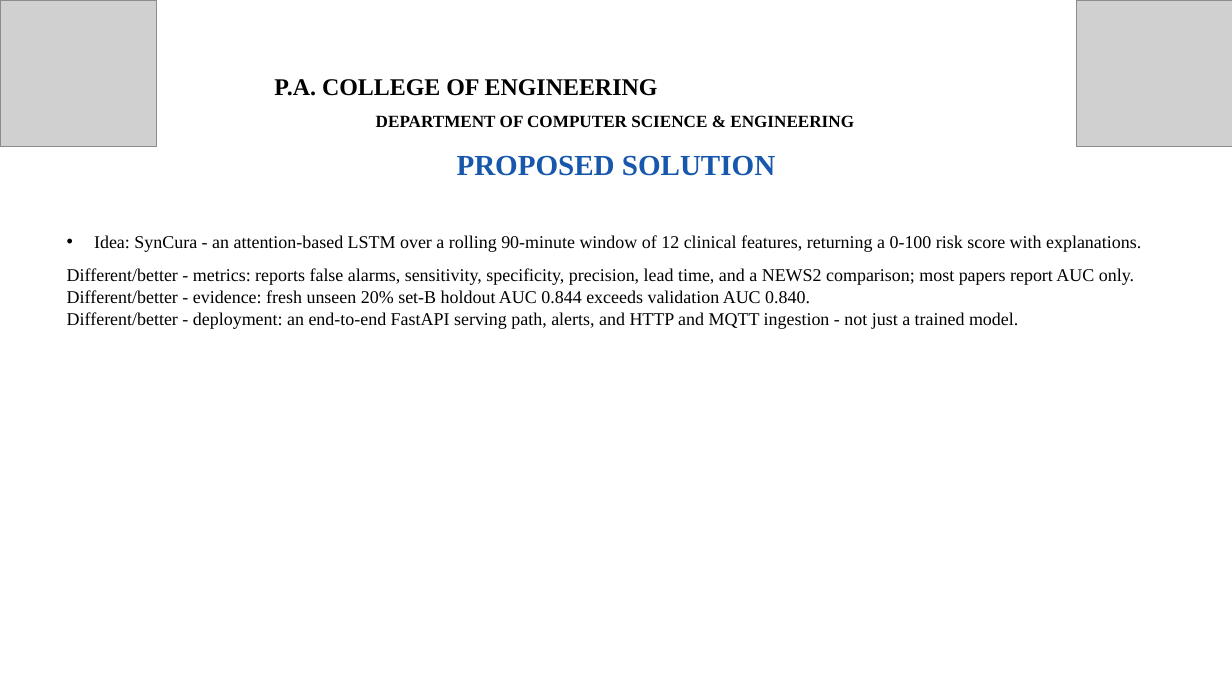
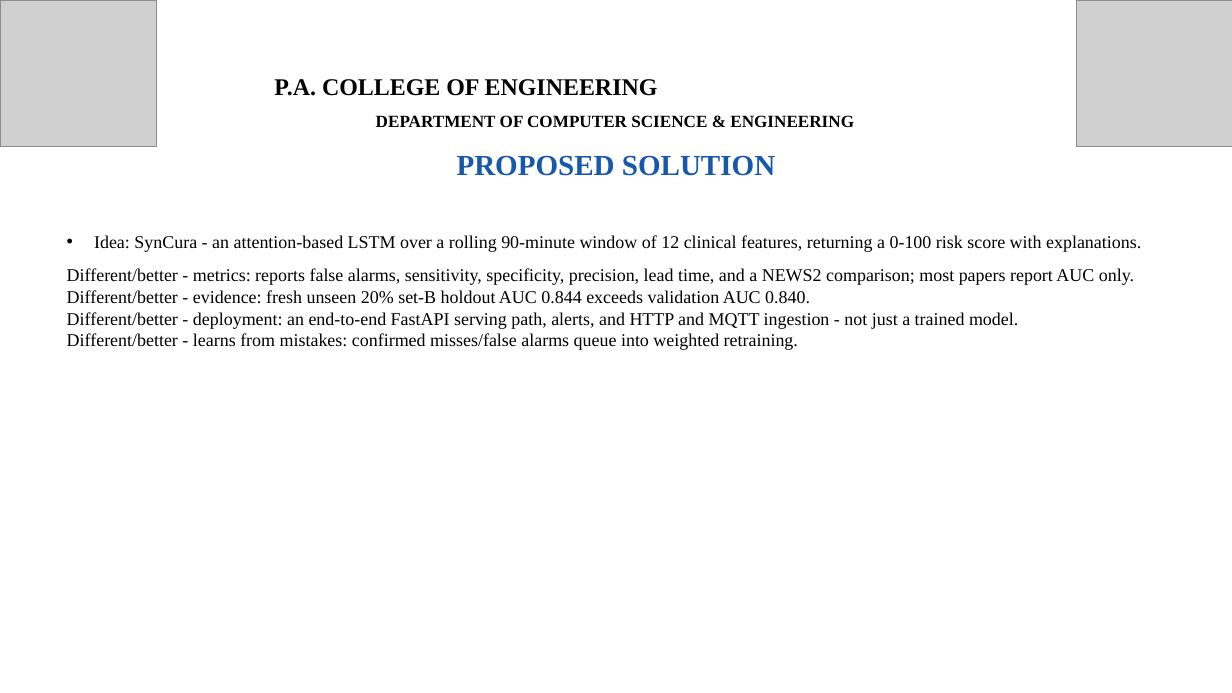
Before and after one commit to Dinaltium/SynCura, a slide deck: slide 6 of ppt/SynCura_Deck_V2.pptx. Drawn at 1232x693 pixels with LibreOffice and Linux fonts; fonts in the diff are those of the drawing; grey boxes stand for pictures. Boxes give left, top, right and bottom in pixels: in the first picture for what was removed or moved away, otherwise in the second. Text is boxed around its words. In the diff, an @@ line names an element or a change of style, - is before the commit and + after.

Commit message:
docs: add mistake-driven retraining loop to solution, script, report and talking points

```diff
--- a/ppt/SynCura_Deck_V2.pptx
+++ b/ppt/SynCura_Deck_V2.pptx
@@ text at box(67, 333, 798, 350): paragraph added @@
+Different/better - learns from mistakes: confirmed misses/false alarms queue into weighted retraining.
```
Also in this commit, not shown: 3 other files.
